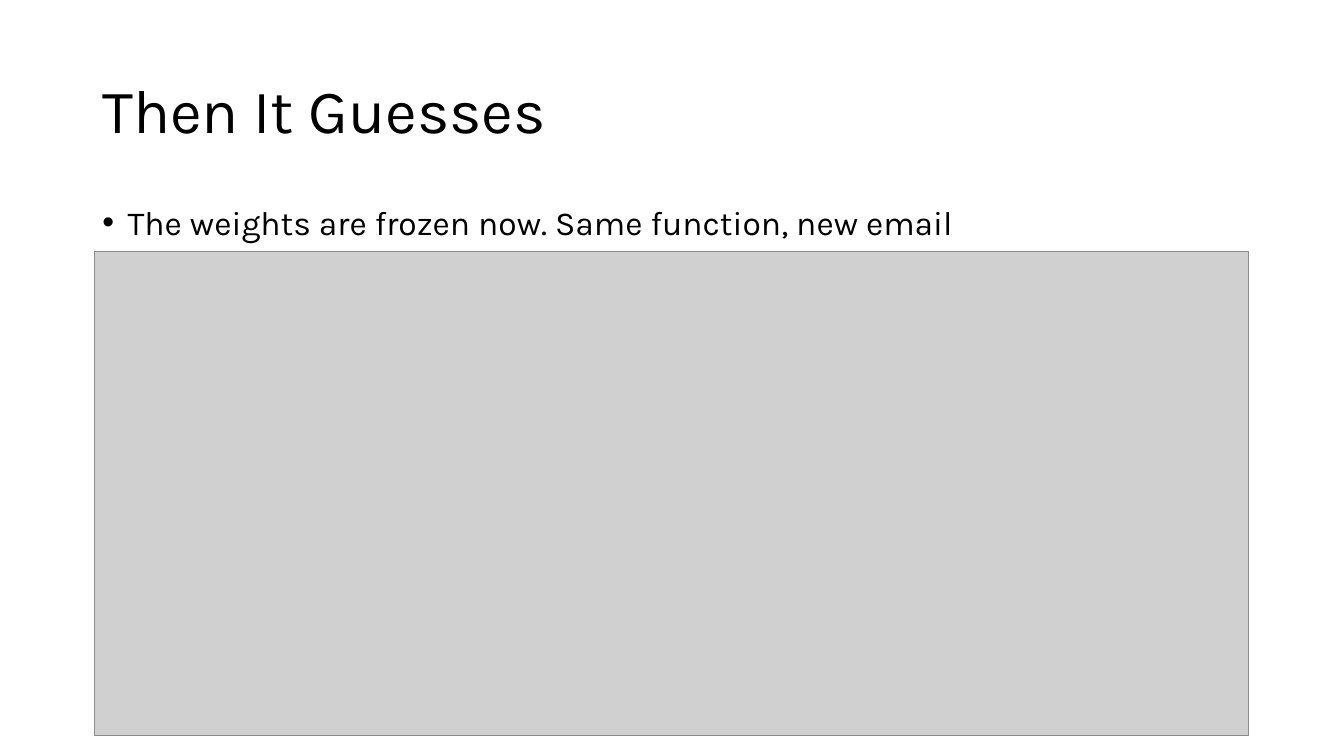
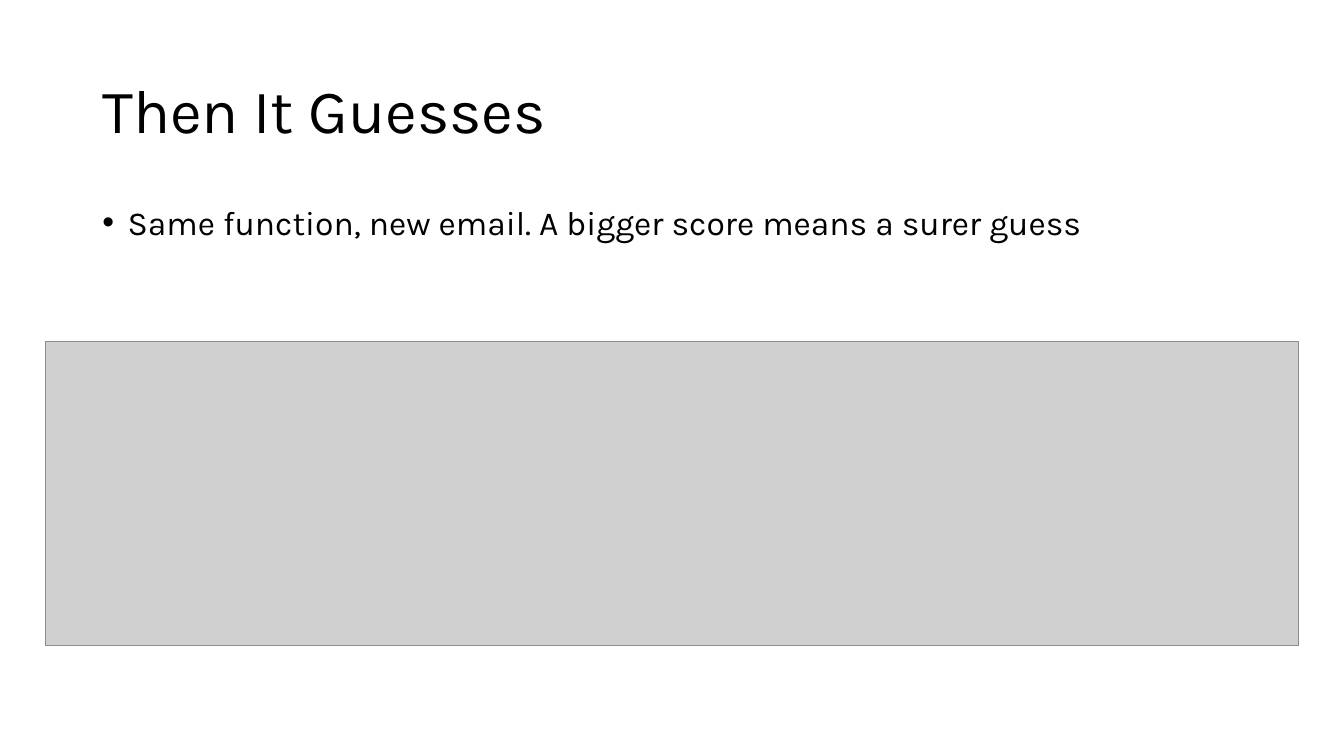
Before and after one commit to IslamTayeb/tzu-vs-taylor, a slide deck: slide 18 of slides/tzu_vs_taylor_lecture.pptx. Drawn at 1344x756 pixels with LibreOffice and Linux fonts; fonts in the diff are those of the drawing; grey boxes stand for pictures. Boxes give left, top, right and bottom in pixels: in the first picture for what was removed or moved away, otherwise in the second. Text is boxed around its words. In the diff, an @@ line names an element or a change of style, - is before the commit and + after.

```diff
--- a/slides/tzu_vs_taylor_lecture.pptx
+++ b/slides/tzu_vs_taylor_lecture.pptx
@@ text at [128,212,1081,244]: text changed @@
-• The weights are frozen now. Same function, new email
+• Same function, new email. A bigger score means a surer guess
@@ picture: place and size @@
-picture at [95,252,1249,736]
+picture at [45,342,1299,646]
```
Also in this commit, not shown: 4 other slides changed, 1 slide added, 1 slide removed, 25 other files.
